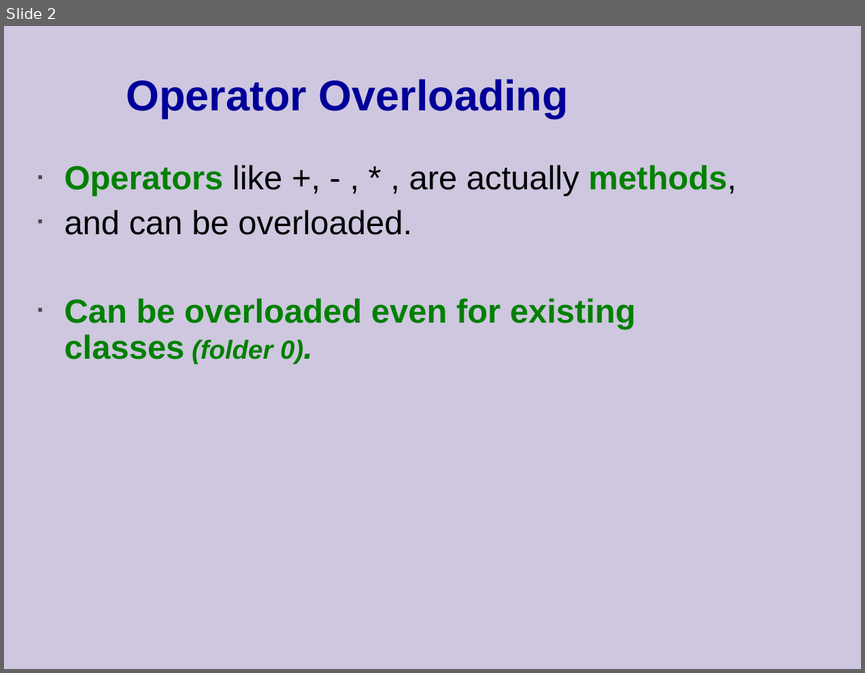
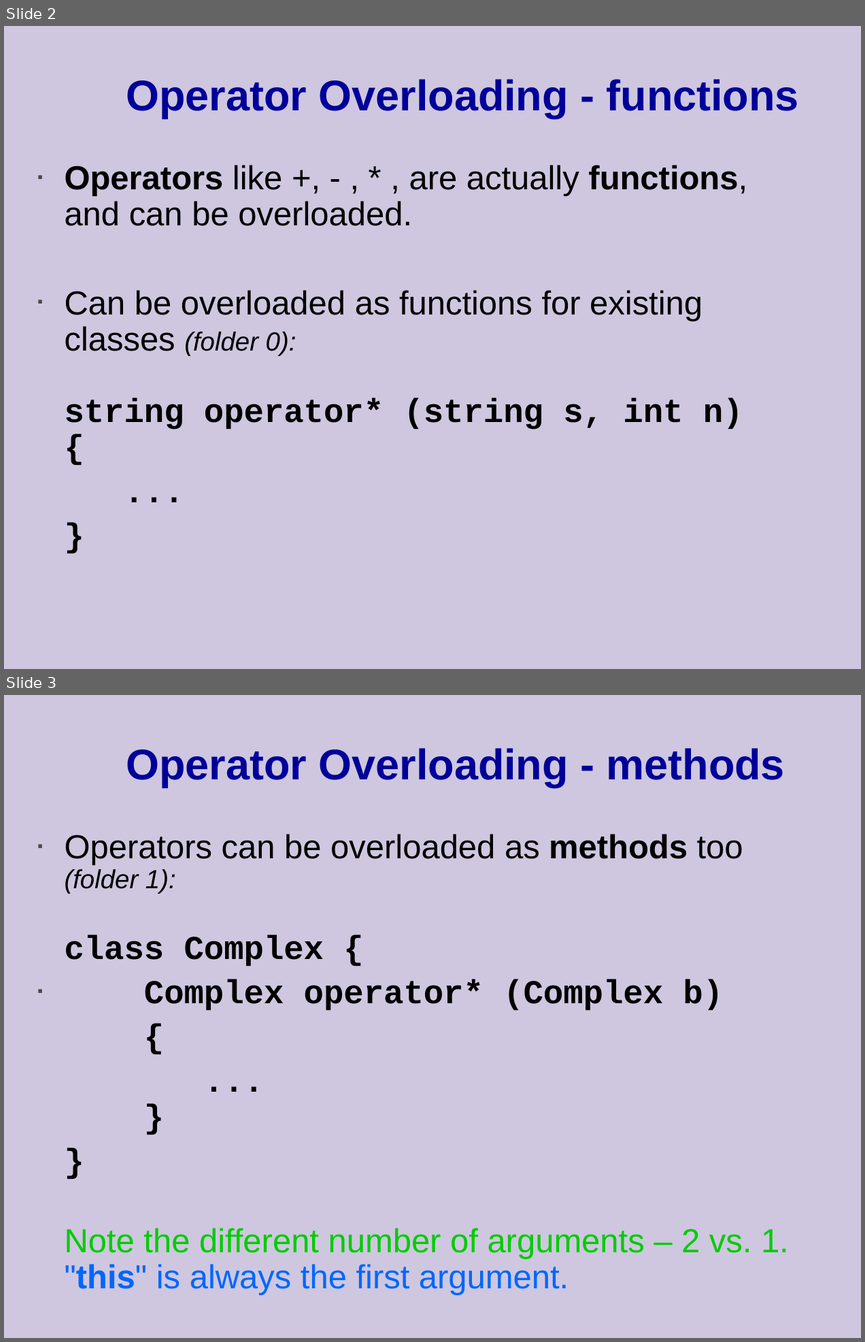
Before and after one commit to cpp-at-ariel/cpp-5779, a slide deck: 04-const-friend-operators/slides-2-operators.odp. Shown one above the other, each under a label of ours: slide 2 before the commit, slides 2 and 3 after it. The pictures are 865x673 and 865x1342 pixels, drawn with LibreOffice and Linux fonts; fonts in the diff are those of the drawing. Boxes give left, top, right and bottom in pixels: in the first picture for what was removed or moved away, otherwise in the second. Text is boxed around its words. In the diff, an @@ line names an element or a change of style, - is before the commit and + after.

```diff
--- a/04-const-friend-operators/slides-2-operators.odp
+++ b/04-const-friend-operators/slides-2-operators.odp
@@ slide 3 added at box(4, 695, 861, 1338), background #CEC7DF @@
@@ title added at box(126, 748, 785, 787), 36 pt, text #000099, bold @@
+Operator Overloading - methods
@@ text added at box(65, 834, 789, 1295), 28 pt, text #000000 @@
+▪ Operators can be overloaded as methods too (folder 1):
+  class Complex {
+▪ Complex operator* (Complex b)
+{
+...
+}
+}
+Note the different number of arguments – 2 vs. 1.
+"this" is always the first argument.
@@ slide 2 changed as well @@
@@ title at box(126, 79, 799, 118): text changed @@
-Operator Overloading
+Operator Overloading - functions
@@ text at box(65, 165, 747, 429): text changed; text colour #008000 to #000000; bold off @@
-▪ Operators like +, - , * , are actually methods,
-▪ and can be overloaded.
-▪ Can be overloaded even for existing classes (folder 0).
+▪ Operators like +, - , * , are actually functions, and can be overloaded.
+▪ Can be overloaded as functions for existing classes (folder 0):
+  string operator* (string s, int n)
+  {
+...
+}
```
Also in this commit, not shown: 6 other slides changed, 1 other slide added, 3 slides removed, 11 other files.
